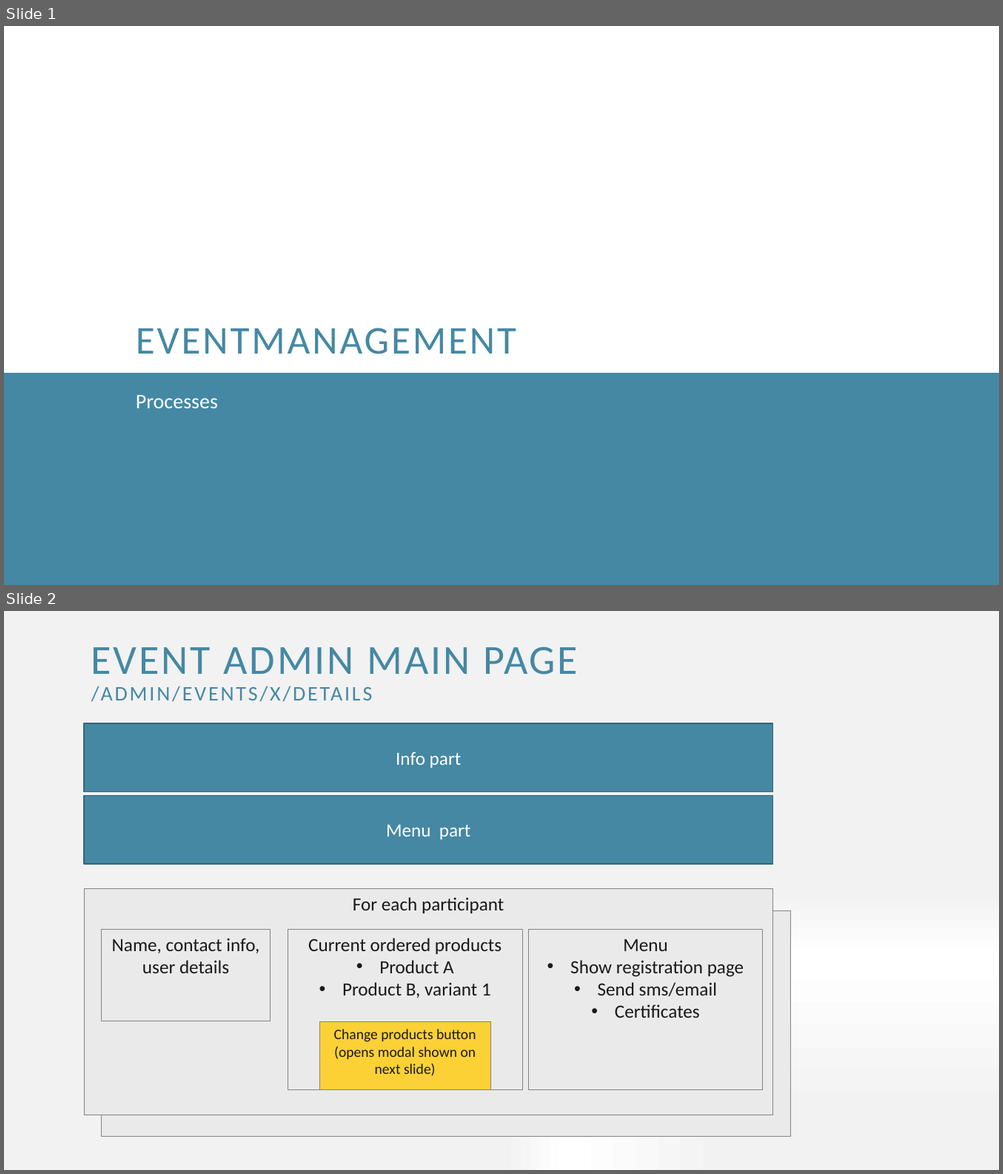
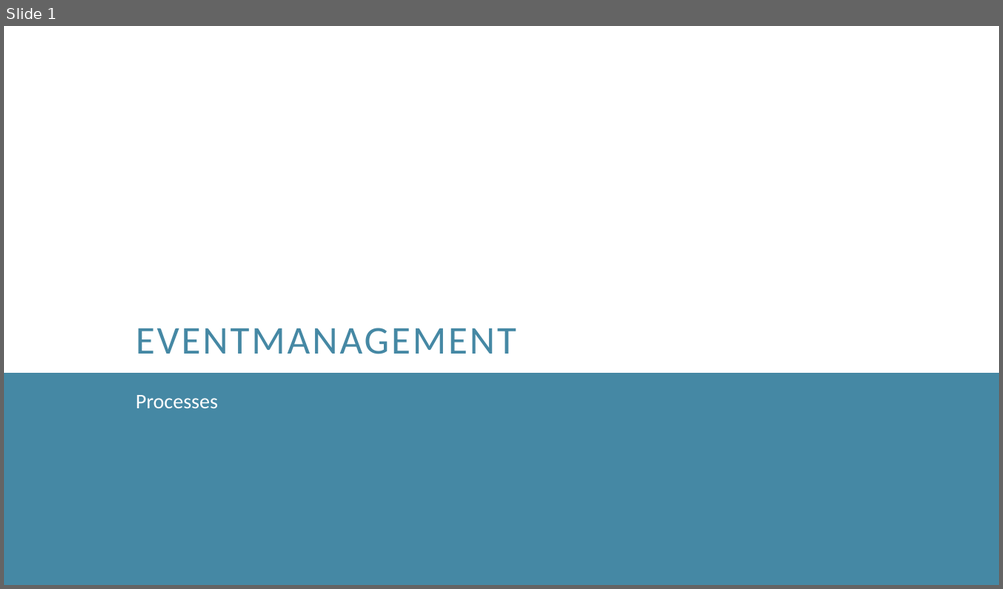
Before and after one commit to DaiHai027/Eventuras, a slide deck: docs/Specification/Specification.pptx. Shown one above the other, each under a label of ours: slides 1 and 2 before the commit, slide 1 after it. The pictures are 1003x1174 and 1003x589 pixels, drawn with LibreOffice and Linux fonts; fonts in the diff are those of the drawing. Boxes give left, top, right and bottom in pixels: in the first picture for what was removed or moved away, otherwise in the second. Text is boxed around its words. In the diff, an @@ line names an element or a change of style, - is before the commit and + after.

Commit message:
Admin add users to event (#162)
* mock

* Merge master

* Corrected instruction

* Add radiobutton group for RegistrationStatus

* Only allow registrations of existing users

* Changed from registrationstatus to type

* Use the selected users id, not display text

* Get registration to work.

* Redirect to the events page after adding the registration.

```diff
--- a/docs/Specification/Specification.pptx
+++ b/docs/Specification/Specification.pptx
@@ slide 2 removed at (x1=4, y1=611, x2=999, y2=1170), background gradient #F2F2F2 to #FFFFFF @@
@@ title removed at (x1=91, y1=647, x2=578, y2=701) @@
-EVENT ADMIN MAIN PAGE
-/ADMIN/EVENTS/X/DETAILS
@@ rectangle removed at (x1=84, y1=723, x2=772, y2=792) @@
-Info part
@@ rectangle removed at (x1=84, y1=795, x2=772, y2=864) @@
-Menu part
@@ rectangle removed at (x1=84, y1=889, x2=772, y2=1116) @@
-For each participant
@@ rectangle removed at (x1=102, y1=911, x2=791, y2=1137) @@
-Participants part
@@ rectangle removed at (x1=102, y1=930, x2=270, y2=1022) @@
-Name, contact info, user details
@@ rectangle removed at (x1=288, y1=930, x2=523, y2=1090) @@
-Current ordered products
-• Product A
-• Product B, variant 1
@@ rectangle removed at (x1=529, y1=930, x2=762, y2=1090) @@
-Menu
-• Show registration page
-• Send sms/email
-• Certificates
@@ rectangle removed at (x1=319, y1=1022, x2=490, y2=1090) @@
-Change products button (opens modal shown on next slide)
```
Also in this commit, not shown: 1 slide changed, 1 slide added, 2 other slides removed, 5 other files.
